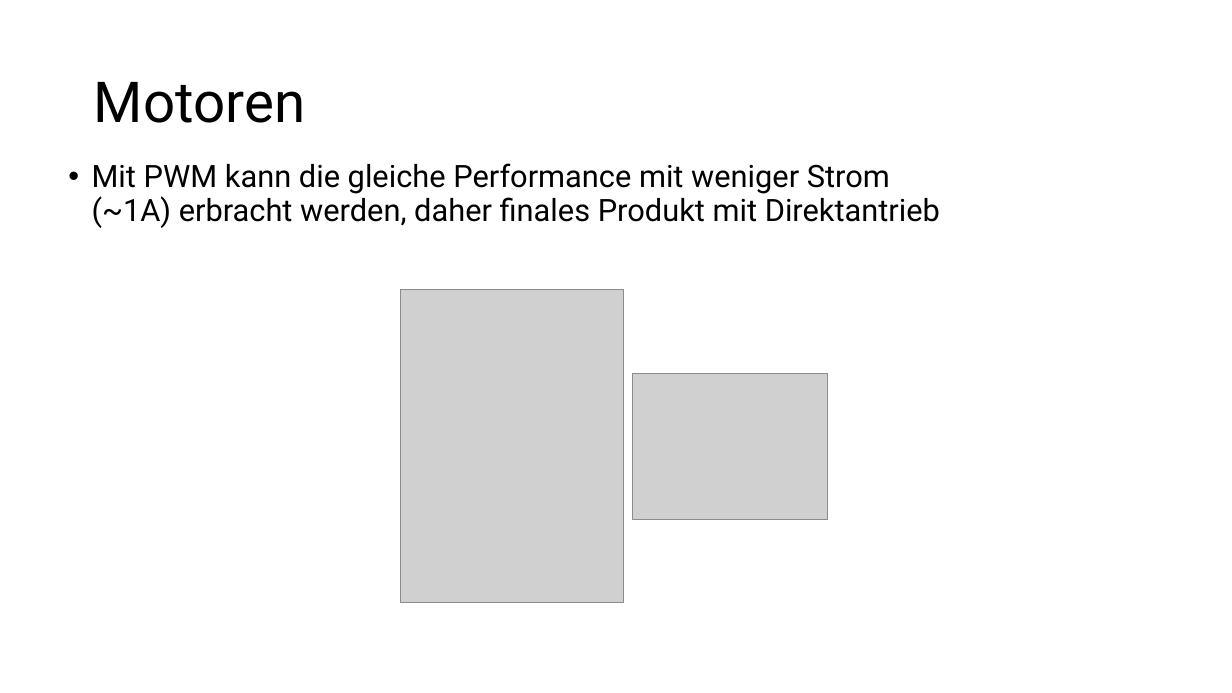
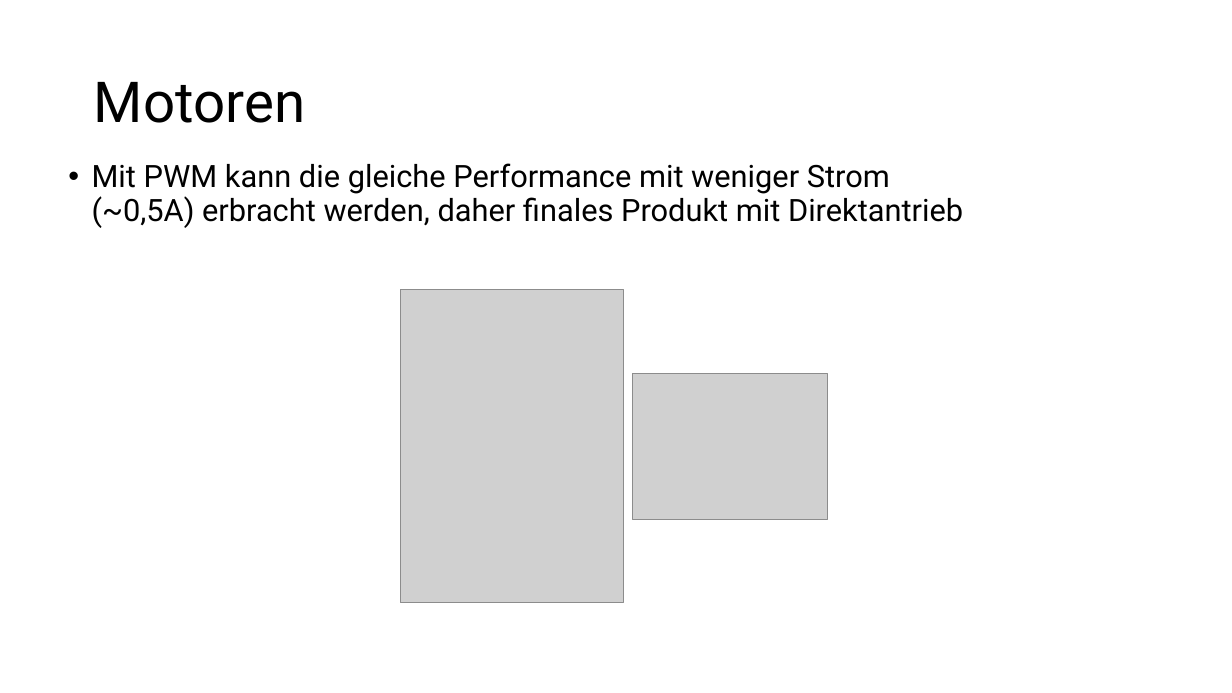
Before and after one commit to tokyo-town/Mechatronik-und-Instrumentierung, a slide deck: slide 6 of Präsi/Abschlusspräsi.pptx. Drawn at 1232x693 pixels with LibreOffice and Linux fonts; fonts in the diff are those of the drawing; grey boxes stand for pictures. Boxes give left, top, right and bottom in pixels: in the first picture for what was removed or moved away, otherwise in the second. Text is boxed around its words. In the diff, an @@ line names an element or a change of style, - is before the commit and + after.

```diff
--- a/Präsi/Abschlusspräsi.pptx
+++ b/Präsi/Abschlusspräsi.pptx
@@ text at (92,163,963,228): text changed @@
-• Mit PWM kann die gleiche Performance mit weniger Strom (~1A) erbracht werden, daher finales Produkt mit Direktantrieb
+• Mit PWM kann die gleiche Performance mit weniger Strom (~0,5A) erbracht werden, daher finales Produkt mit Direktantrieb
```
Also in this commit, not shown: 2 other slides changed, 12 other files.
